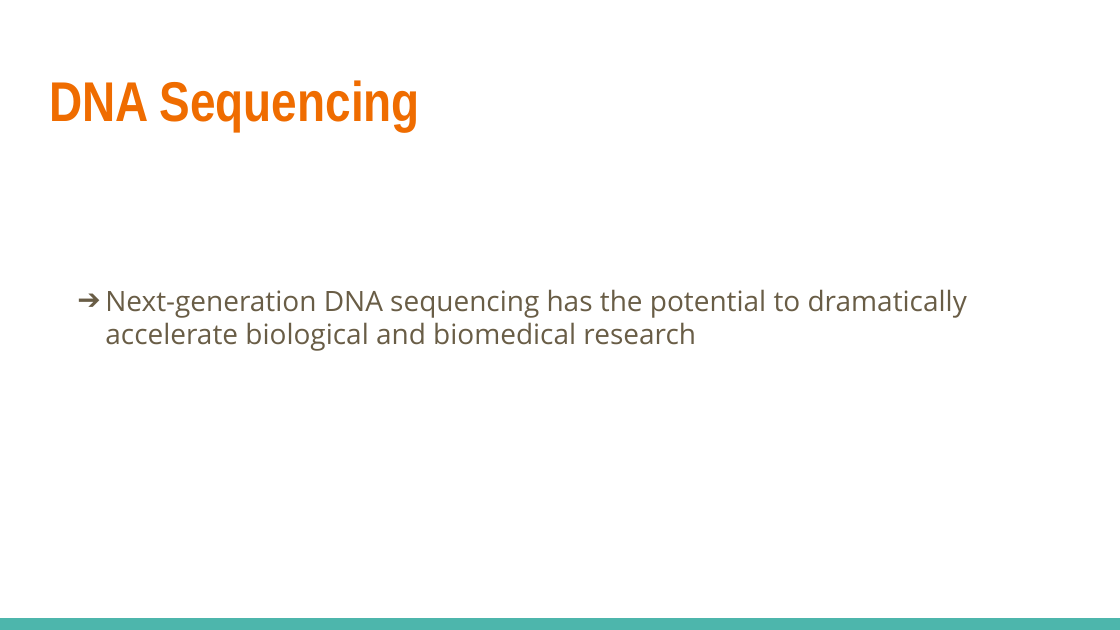
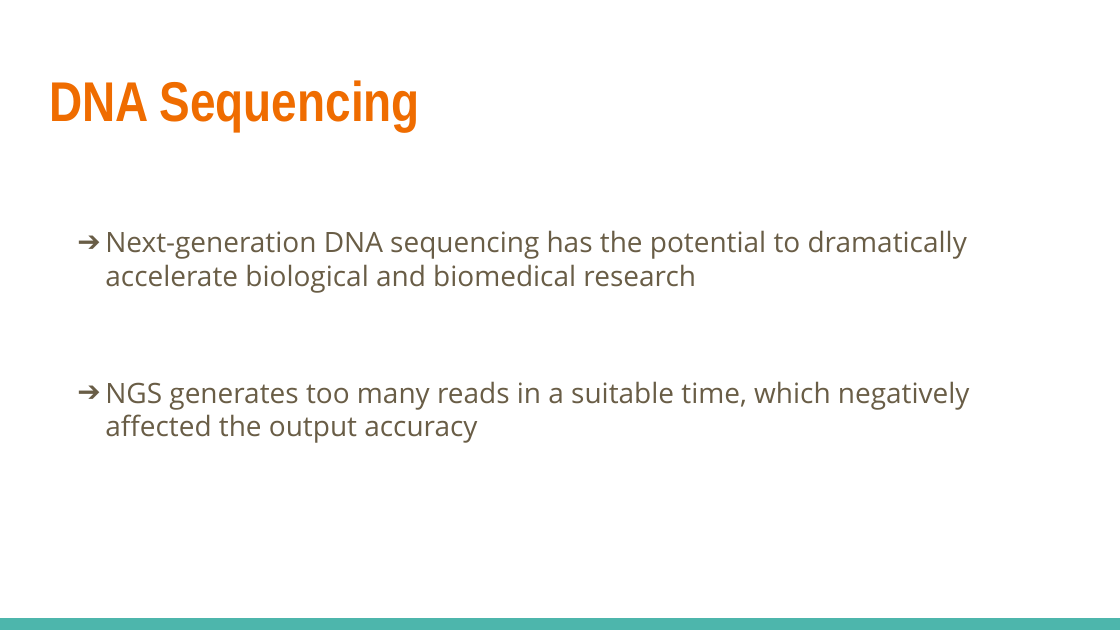
Before and after one commit to salmagomaa/masters-seminar, a slide deck: slide 6 of Presentation/DNA_Seq_Error_Corr_Alg.odp (slide 9 before the commit). Drawn at 1120x630 pixels with LibreOffice and Linux fonts; fonts in the diff are those of the drawing. Boxes give left, top, right and bottom in pixels: in the first picture for what was removed or moved away, otherwise in the second. Text is boxed around its words. In the diff, an @@ line names an element or a change of style, - is before the commit and + after.

```diff
--- a/Presentation/DNA_Seq_Error_Corr_Alg.odp
+++ b/Presentation/DNA_Seq_Error_Corr_Alg.odp
@@ text at bbox=[105, 381, 970, 443]: paragraph added @@
+➔ NGS generates too many reads in a suitable time, which negatively affected the output accuracy
```
Also in this commit, not shown: 36 other slides changed, 17 slides added, 1 slide removed, 1 other file.
